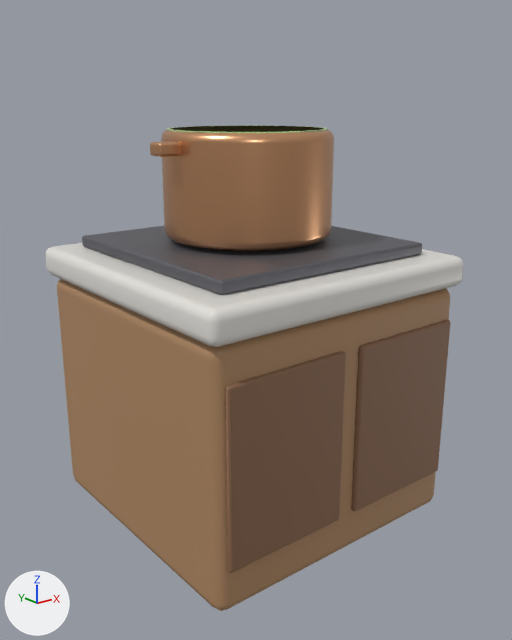
The glTF model apps/web/public/models/pot.glb, before and after one commit.
Both versions are drawn from a 50 mm lens placed at (-1.418, -1.814, 1.381), pointed at (-0.01, -0.054, 0.677). Every picture has the same lights, and +X, +Y and +Z are marked at lower left. The older version comes first. Vertices at exactly the same position are counted once.

Objects in the first picture: 'broth', 'burner', 'cabinet', 'door-0.24', 'door0.24', 'ear-0.3', 'pot', 'top'.
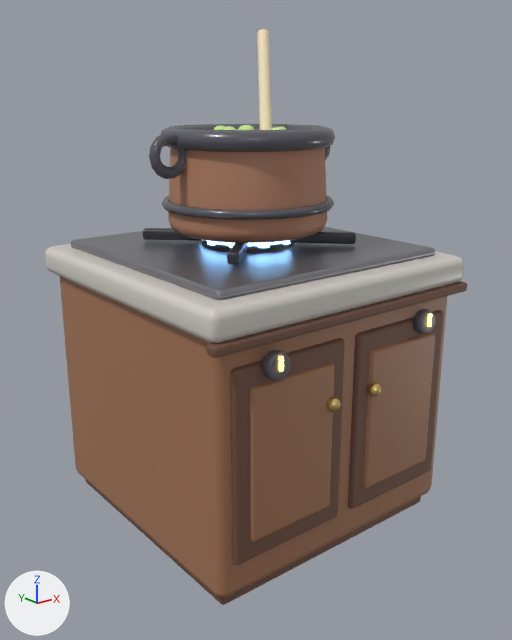
What the commit changed:
Material 'Iron' (mat_iron) changes colour from grey #6c6c73 to dark grey #4b4b50; in linear values from (0.15, 0.15, 0.17) to (0.07, 0.07, 0.08).
Material 'BrothLight' (mat_brothlight) is new.
Its base color is (0.62, 0.85, 0.32) (green #ceed99).
Its roughness is 0.1.
Material 'Flame' (mat_flame) is new.
Its base color is (0.25, 0.55, 1.0) (blue #89c4ff).
Its roughness is 0.6.
Its emission color is (0.25, 0.55, 1.0) (blue #89c4ff).
Its emission strength is 8.0.
Material 'Clay' (mat_clay) is new.
Its base color is (0.42, 0.2, 0.12) (brown #ad7c61).
Its roughness is 0.55.
Material 'BoardWood' (mat_boardwood) is new.
Its base color is (0.93, 0.78, 0.55) (beige #f7e5c4).
Its roughness is 0.75.
Material 'HobSteel' (mat_hobsteel) is new.
Its base color is (0.3, 0.3, 0.33) (grey #95959b).
Its metallic is 0.8.
Its roughness is 0.35.
Material 'Panel' (mat_panel) is new.
Its base color is (0.12, 0.12, 0.14) (dark grey #616169).
Its roughness is 0.3.
Material 'Brass' (mat_brass) is new.
Its base color is (0.9, 0.66, 0.25) (yellow #f3d489).
Its metallic is 1.0.
Its roughness is 0.3.
Material 'ClayGlaze' (mat_clayglaze) is new.
Its base color is (0.1, 0.1, 0.12) (dark grey #595961).
Its roughness is 0.25.
Material 'Glow' (mat_glow) is new.
Its base color is (1.0, 0.55, 0.1) (orange #ffc459).
Its roughness is 0.6.
Its emission color is (1.0, 0.55, 0.1) (orange #ffc459).
Its emission strength is 6.0.
me_cylinder_001 is used by ob_broth; location (0.0, 0.0, 1.28).
me_cylinder_001 had 64 vertices, 124 faces and spanned x -0.25..0.25, y -0.25..0.25, z -0.01..0.01.
me_cylinder_001 now has 384 vertices, 740 faces and spans x -0.235..0.235, y -0.235..0.235, z -0.009..0.025.
me_cylinder_001 part 1: 64 vertices removed from x -0.25..0.25, y -0.25..0.25, z -0.01..0.01; 280 vertices added at x -0.235..0.235, y -0.235..0.235, z -0.009..0.025.
Other edits to the shape of me_cylinder_001 do not show in these pictures.
me_cylinder_001 gains material mat_brothlight (green #ceed99).
Mesh me_flame_mesh is new.
It has 190 vertices, 340 faces and spans x -0.154..0.154, y -0.152..0.152, z -0.004..0.08.
It uses material mat_flame (blue #89c4ff, glowing blue #89c4ff).
Mesh me_base_mesh is new.
It has 2040 vertices, 3992 faces and spans x -0.5..0.5, y -0.52..0.5, z 0.0..1.6.
It uses material mat_wood (brown #a27355).
It uses material mat_wooddark (brown #73503f).
It uses material mat_stone (light grey #d4d0c8).
It uses material mat_brass (yellow #f3d489).
It uses material mat_hobsteel (grey #95959b).
It uses material mat_iron (dark grey #4b4b50).
It uses material mat_panel (dark grey #616169).
It uses material mat_glow (orange #ffc459, glowing orange #ffc459).
It uses material mat_clay (brown #ad7c61).
It uses material mat_clayglaze (dark grey #595961).
It uses material mat_boardwood (beige #f7e5c4).
Object 'cabinet' (ob_cabinet) is deleted.
Object 'top' (ob_top) is deleted.
Object 'door-0.24' (ob_door_0_24) is deleted.
Object 'door0.24' (ob_door0_24) is deleted.
Object 'burner' (ob_burner) is deleted.
Object 'pot' (ob_pot) is deleted.
Object 'broth' (ob_broth) moves from (0.0, 0.0, 1.28) to (0.0, 0.0, 1.272).
Object 'ear-0.3' (ob_ear_0_3) is deleted.
Object 'flame' (ob_flame) is new; it shows me_flame_mesh.
Its location is (0.0, 0.0, 0.94).
Object 'base' (ob_base) is new; it shows me_base_mesh.
Its location is (0.0, 0.0, 0.0).

What differs and where, as boxes [x1, y1, x2, y2] in the pictures (512 x 640 px):
'base', added
    after: [45, 29, 467, 605]
'cabinet', deleted (brown)
    before: [57, 279, 450, 611]
'door-0.24', deleted (brown)
    before: [225, 351, 346, 573]
'pot', deleted (beige)
    before: [161, 126, 334, 251]
'top', deleted
    before: [45, 243, 464, 347]
'door0.24', deleted (brown)
    before: [351, 320, 450, 512]
'burner', deleted
    before: [82, 226, 422, 295]
'broth', reshaped, moved
    before: [167, 125, 328, 133]
    after: [214, 125, 287, 130]
'ear-0.3', deleted (beige)
    before: [150, 141, 181, 157]
'flame', added (mostly hidden)
    after: [206, 240, 290, 248]
